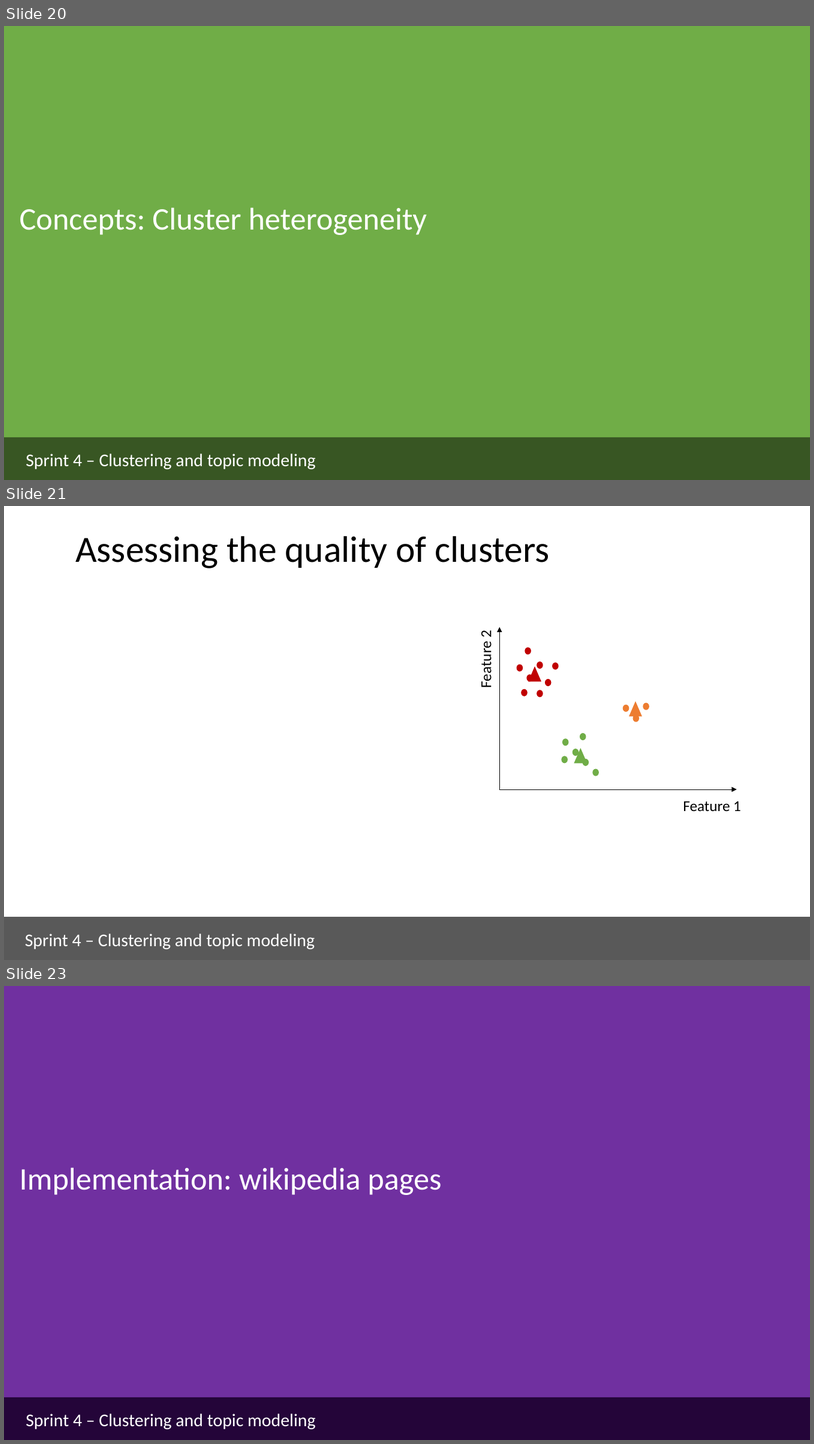
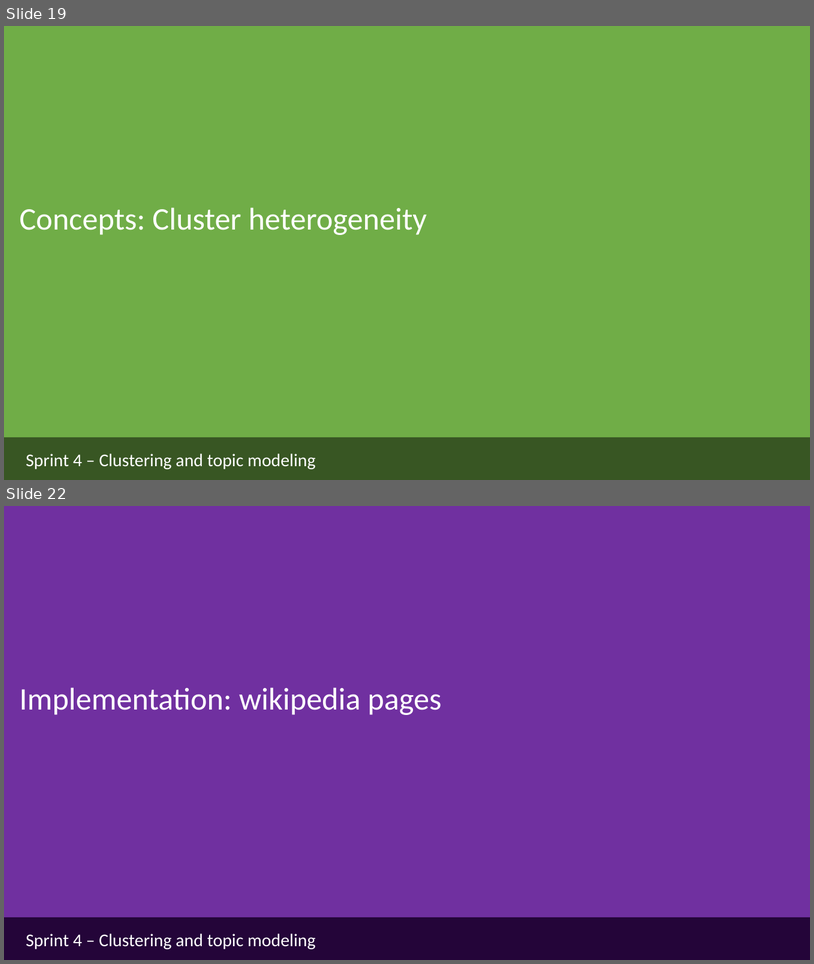
Before and after one commit to ua-dsf/ML_sprint, a slide deck: sprint4_clustering/module4_clustering.pptx. Shown one above the other, each under a label of ours: slides 20, 21 and 23 before the commit, slides 19 and 22 after it; the slides between them are not shown. The pictures are 814x1444 and 814x964 pixels, drawn with LibreOffice and Linux fonts; fonts in the diff are those of the drawing; grey boxes stand for pictures. Boxes give left, top, right and bottom in pixels: in the first picture for what was removed or moved away, otherwise in the second. Text is boxed around its words. In the diff, an @@ line names an element or a change of style, - is before the commit and + after.

```diff
--- a/sprint4_clustering/module4_clustering.pptx
+++ b/sprint4_clustering/module4_clustering.pptx
@@ slide 21 removed at <box>4,506,810,960</box>, background #FFFFFF @@
@@ title removed at <box>75,536,550,568</box> @@
-Assessing the quality of clusters
@@ text removed at <box>477,631,495,687</box> @@
-Feature 2
@@ arrow removed from (500, 789) to (500, 627) @@
@@ ellipse removed at <box>525,648,531,654</box> @@
@@ ellipse removed at <box>517,664,522,671</box> @@
@@ triangle removed at <box>529,667,541,681</box> @@
@@ ellipse removed at <box>537,662,543,669</box> @@
@@ ellipse removed at <box>553,663,559,669</box> @@
@@ ellipse removed at <box>527,675,533,681</box> @@
@@ ellipse removed at <box>545,679,551,685</box> @@
@@ ellipse removed at <box>522,690,527,696</box> @@
@@ ellipse removed at <box>537,691,543,697</box> @@
@@ triangle removed at <box>630,702,642,716</box> @@
@@ ellipse removed at <box>644,703,650,710</box> @@
@@ ellipse removed at <box>623,705,629,712</box> @@
@@ ellipse removed at <box>634,715,639,721</box> @@
@@ ellipse removed at <box>563,739,569,745</box> @@
@@ ellipse removed at <box>581,733,586,740</box> @@
@@ ellipse removed at <box>563,756,568,763</box> @@
@@ ellipse removed at <box>573,749,579,756</box> @@
@@ triangle removed at <box>575,749,587,763</box> @@
@@ ellipse removed at <box>584,759,589,766</box> @@
@@ ellipse removed at <box>593,769,599,776</box> @@
@@ arrow removed from (500, 789) to (737, 789) @@
@@ text removed at <box>683,801,741,811</box> @@
-Feature 1
@@ rectangle removed at <box>4,918,810,960</box> @@
@@ rectangle removed at <box>19,925,342,953</box> @@
-Sprint 4 – Clustering and topic modeling
@@ what was slide 20 is now slide 19 @@
@@ what was slide 23 is now slide 22 @@
```
Also in this commit, not shown: 1 slide changed, 2 other files.
